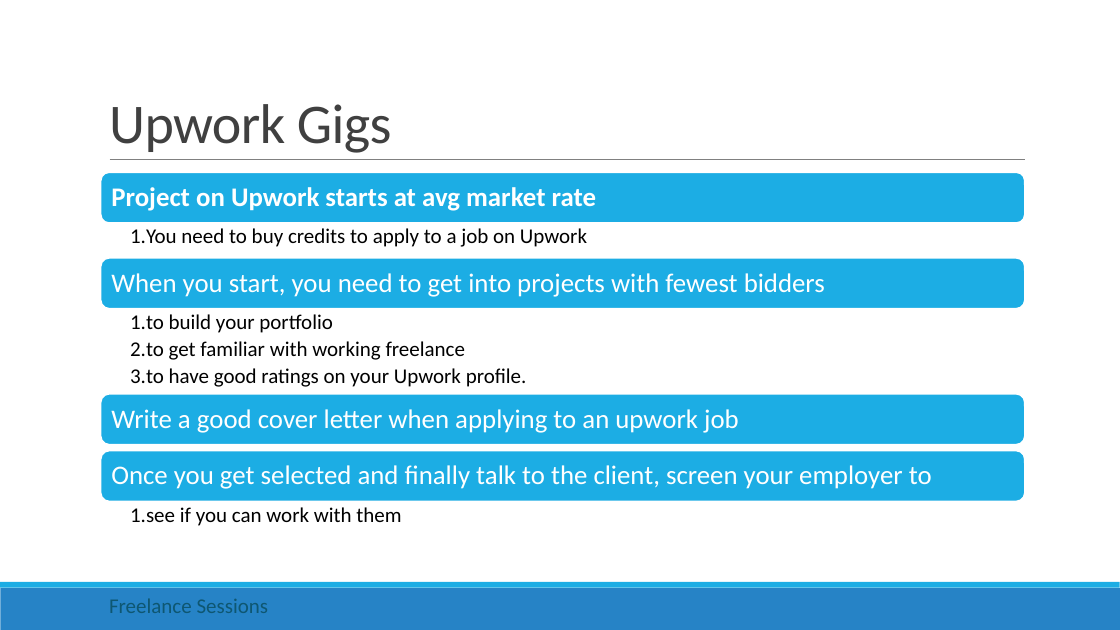
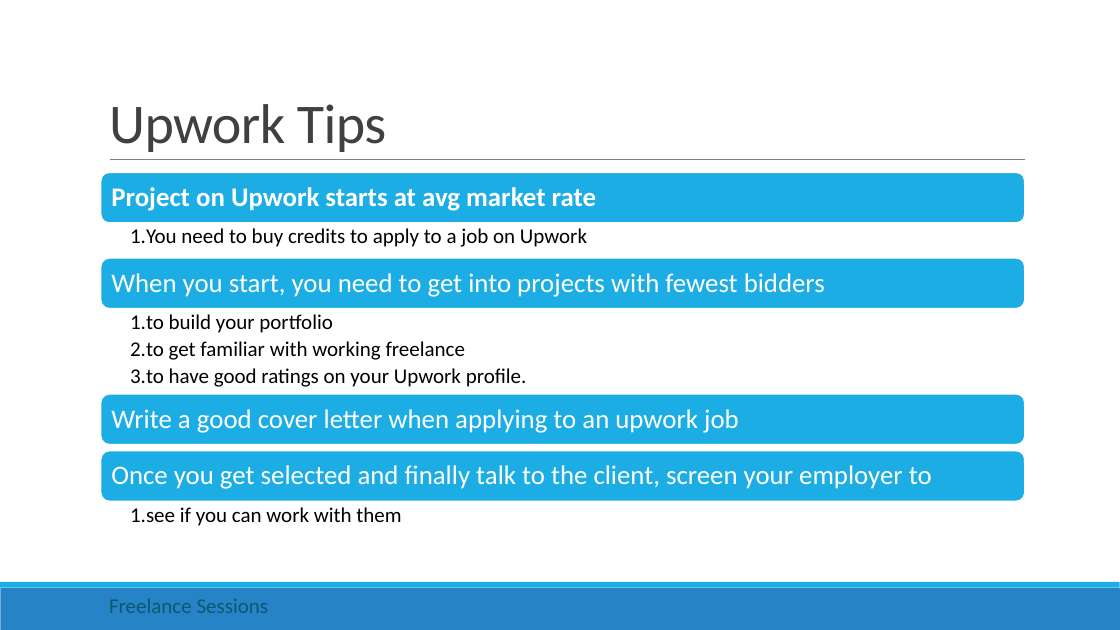
Before and after one commit to rishigujadhur1/Slides, a slide deck: slide 9 of Freelancing/Freelance Session 1.pptx (slide 7 before the commit). Drawn at 1120x630 pixels with LibreOffice and Linux fonts; fonts in the diff are those of the drawing. Boxes give left, top, right and bottom in pixels: in the first picture for what was removed or moved away, otherwise in the second. Text is boxed around its words. In the diff, an @@ line names an element or a change of style, - is before the commit and + after.

Commit message:
Ads vs Upwork slide

```diff
--- a/Freelancing/Freelance Session 1.pptx
+++ b/Freelancing/Freelance Session 1.pptx
@@ title at (109, 104, 386, 152): text changed @@
-Upwork Gigs
+Upwork Tips
```
Also in this commit, not shown: 4 other slides changed, 4 slides added, 2 slides removed.
